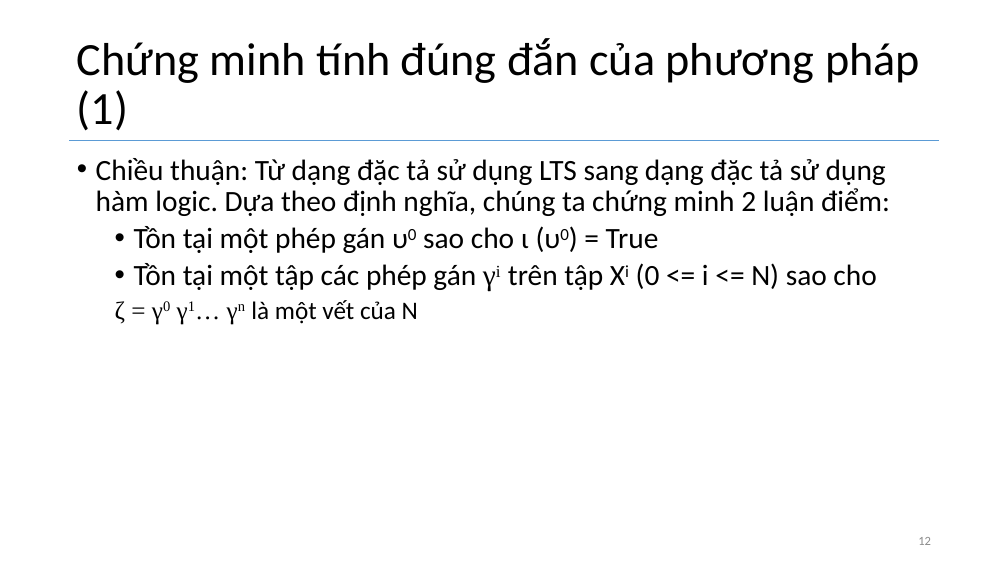
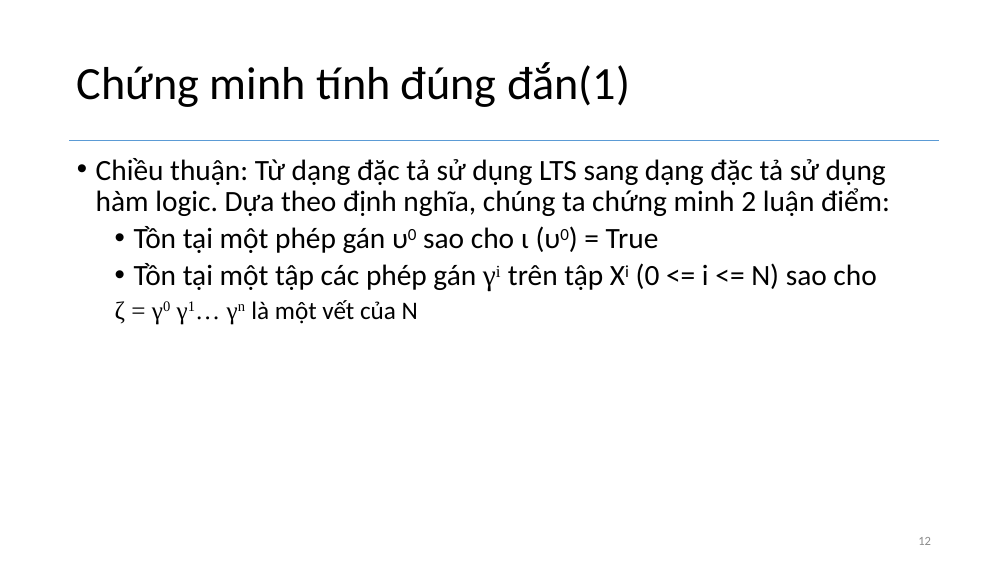
Before and after one commit to hunglv54/master, a slide deck: slide 12 of slide/hunglv_BaoCaoTienDo.pptx. Drawn at 1008x567 pixels with LibreOffice and Linux fonts; fonts in the diff are those of the drawing. Boxes give left, top, right and bottom in pixels: in the first picture for what was removed or moved away, otherwise in the second. Text is boxed around its words. In the diff, an @@ line names an element or a change of style, - is before the commit and + after.

```diff
--- a/slide/hunglv_BaoCaoTienDo.pptx
+++ b/slide/hunglv_BaoCaoTienDo.pptx
@@ title at (x1=77, y1=62, x2=630, y2=107): text changed @@
-Chứng minh tính đúng đắn của phương pháp (1)
+Chứng minh tính đúng đắn(1)
```
Also in this commit, not shown: 9 other slides changed, 1 slide added, 1 slide removed, 9 other files.
